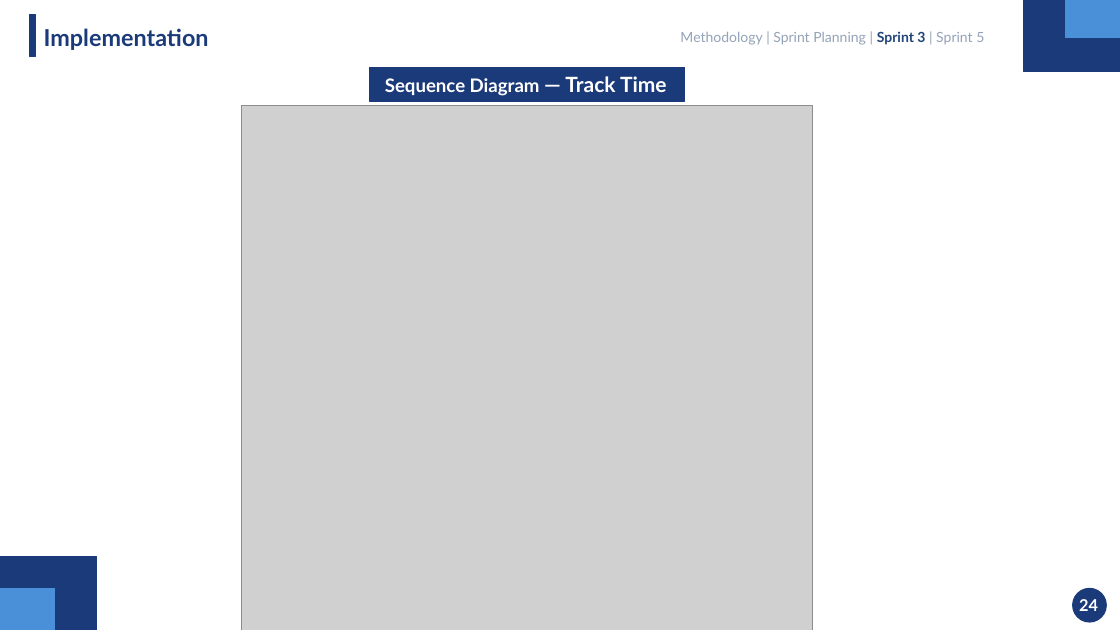
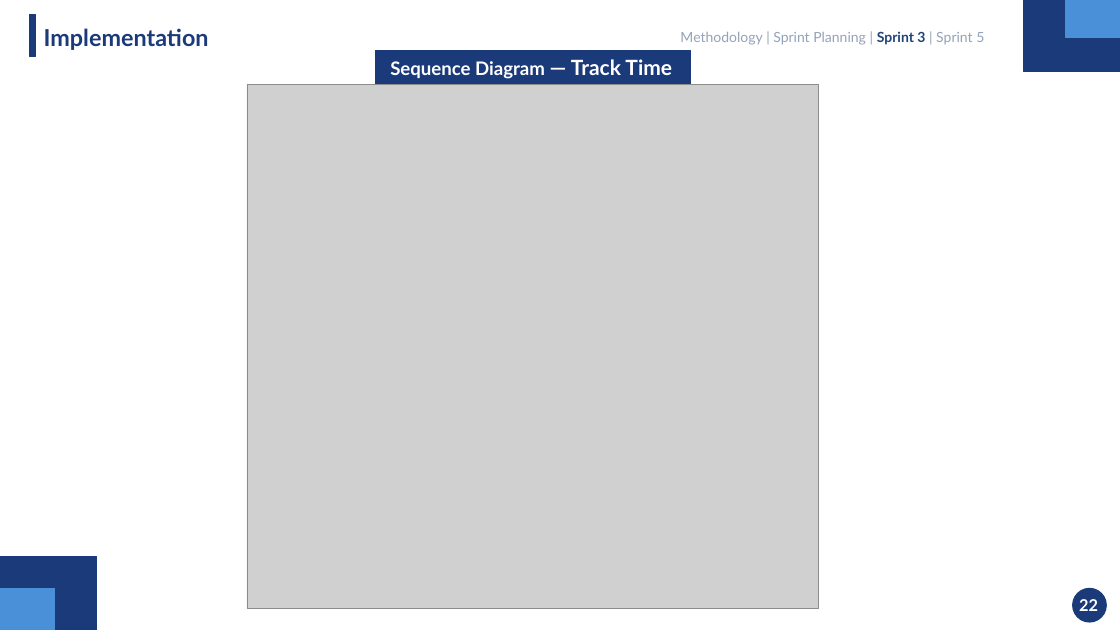
Before and after one commit to mahdi000666/DesignFlow, a slide deck: slide 22 of docs/Presentation.pptx (slide 23 before the commit). Drawn at 1120x630 pixels with LibreOffice and Linux fonts; fonts in the diff are those of the drawing; grey boxes stand for pictures. Boxes give left, top, right and bottom in pixels: in the first picture for what was removed or moved away, otherwise in the second. Text is boxed around its words. In the diff, an @@ line names an element or a change of style, - is before the commit and + after.

```diff
--- a/docs/Presentation.pptx
+++ b/docs/Presentation.pptx
@@ text "Sequence Diagram — Track Time": place and size @@
-text "Sequence Diagram — Track Time" at [385, 76, 667, 96]
+text "Sequence Diagram — Track Time" at [390, 59, 672, 79]
@@ rectangle: place and size @@
-rectangle at [370, 67, 685, 101]
+rectangle at [376, 50, 691, 84]
@@ picture: place and size @@
-picture at [242, 106, 813, 630]
+picture at [247, 84, 818, 608]
@@ text at [1079, 599, 1098, 611]: text changed @@
-24
+22
```
Also in this commit, not shown: 27 other slides changed, 1 slide removed.
